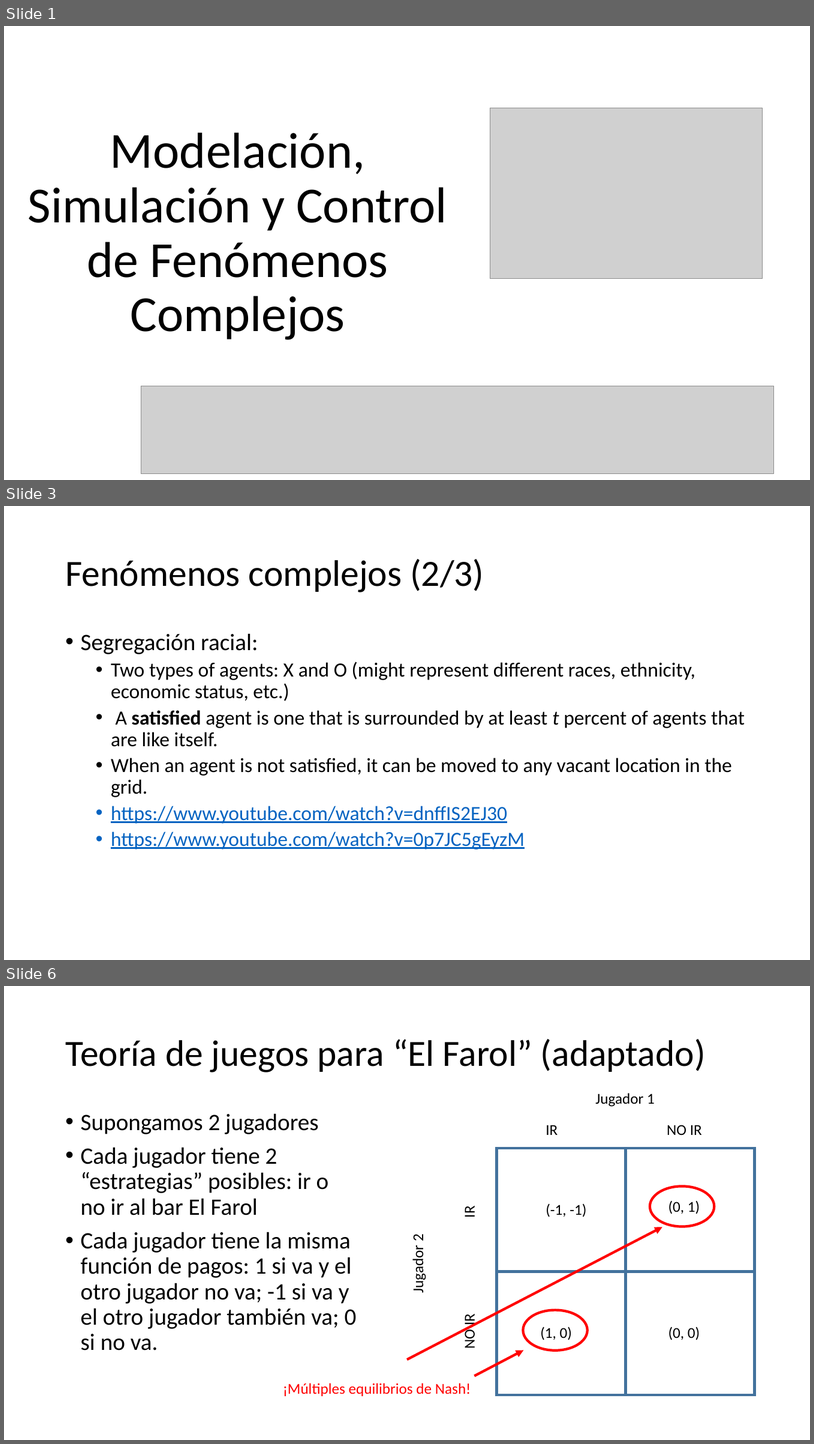
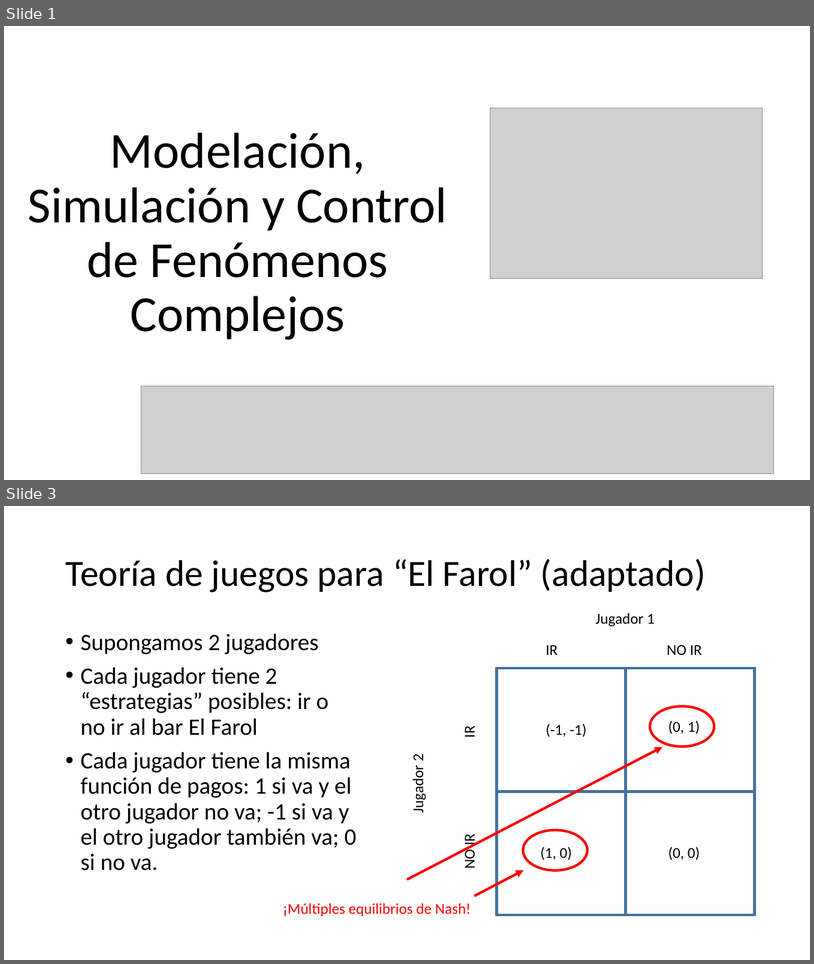
Before and after one commit to Slendercoder/SemilleroMSFS, a slide deck: Presentaciones/MSCFC.pptx. Shown one above the other, each under a label of ours: slides 1, 3 and 6 before the commit, slides 1 and 3 after it; the slides between them are not shown. The pictures are 814x1444 and 814x964 pixels, drawn with LibreOffice and Linux fonts; fonts in the diff are those of the drawing; grey boxes stand for pictures. Boxes give left, top, right and bottom in pixels: in the first picture for what was removed or moved away, otherwise in the second. Text is boxed around its words. In the diff, an @@ line names an element or a change of style, - is before the commit and + after.

```diff
--- a/Presentaciones/MSCFC.pptx
+++ b/Presentaciones/MSCFC.pptx
@@ slide 3 removed at <box>4,506,810,960</box>, background #FFFFFF @@
@@ title removed at <box>65,559,484,592</box> @@
-Fenómenos complejos (2/3)
@@ text removed at <box>81,633,745,849</box> @@
-• Segregación racial:
-  • Two types of agents: X and O (might represent different races, ethnicity, economic status, etc.)
-  • A satisfied agent is one that is surrounded by at least t percent of agents that are like itself.
-  • When an agent is not satisfied, it can be moved to any vacant location in the grid.
-  • https://www.youtube.com/watch?v=dnffIS2EJ30
-  • https://www.youtube.com/watch?v=0p7JC5gEyzM
@@ what was slide 6 is now slide 3 @@
```
Also in this commit, not shown: 2 slides added, 9 other slides removed.
